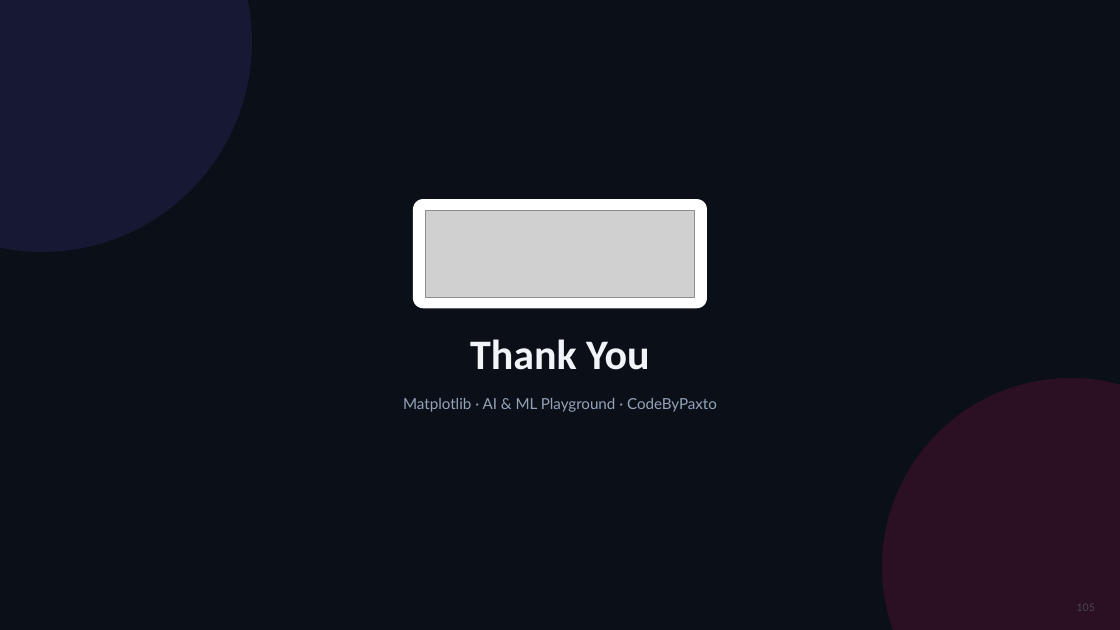
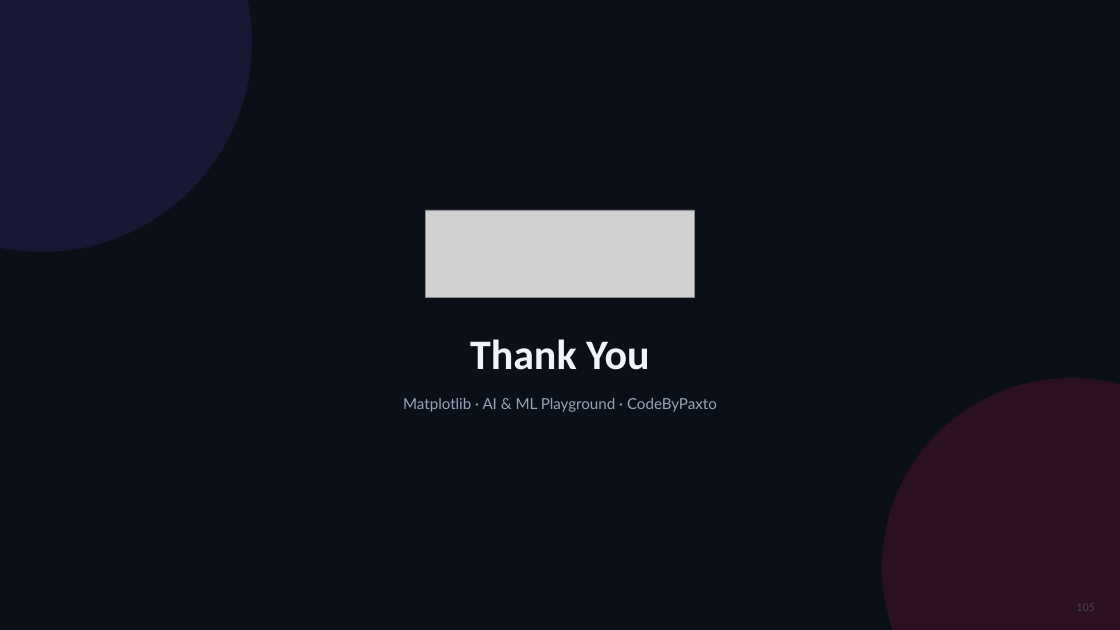
Before and after one commit to waseem-development/ai-and-ml-playground, a slide deck: slide 105 of slides/6_matplotlib/Matplotlib_AI_ML_Playground_v2.pptx. Drawn at 1120x630 pixels with LibreOffice and Linux fonts; fonts in the diff are those of the drawing; grey boxes stand for pictures. Boxes give left, top, right and bottom in pixels: in the first picture for what was removed or moved away, otherwise in the second. Text is boxed around its words. In the diff, an @@ line names an element or a change of style, - is before the commit and + after.

```diff
--- a/slides/6_matplotlib/Matplotlib_AI_ML_Playground_v2.pptx
+++ b/slides/6_matplotlib/Matplotlib_AI_ML_Playground_v2.pptx
@@ rounded rectangle removed at bbox=[413, 199, 707, 308] @@
```
Also in this commit, not shown: 1 other slide changed, 5 other files.
